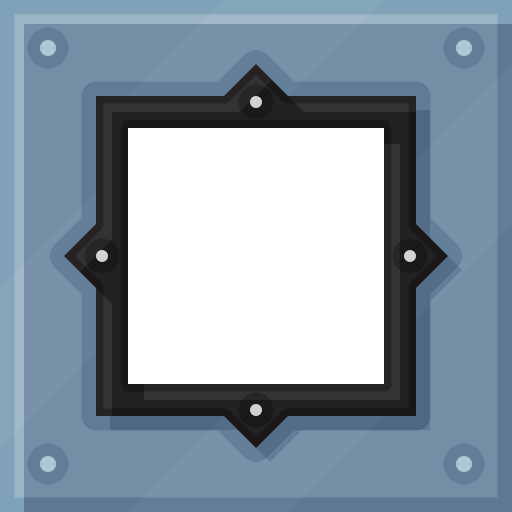
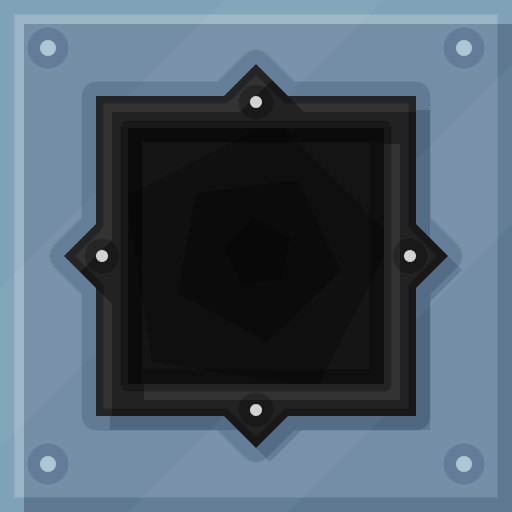
Two versions of the same layered image (512 x 512). Layer-by-layer changes:
added layer "Polygon" (1st of 3) (overlay, 25%) above "Polygon" over (223, 218, 290, 284)
added layer "Polygon" (2nd of 3) (overlay, 25%) above "Polygon" over (177, 179, 341, 342)
added layer "Polygon" (3rd of 3) (overlay, 25%) above "Rectangle 5" over (128, 128, 384, 384)
added layer "Rectangle 5" above "Rectangle 4 copy" over (128, 128, 384, 384)
painted on "Rectangle 4 copy" over (128, 128, 384, 384)
painted on "Rectangle 4" over (128, 128, 384, 384)
